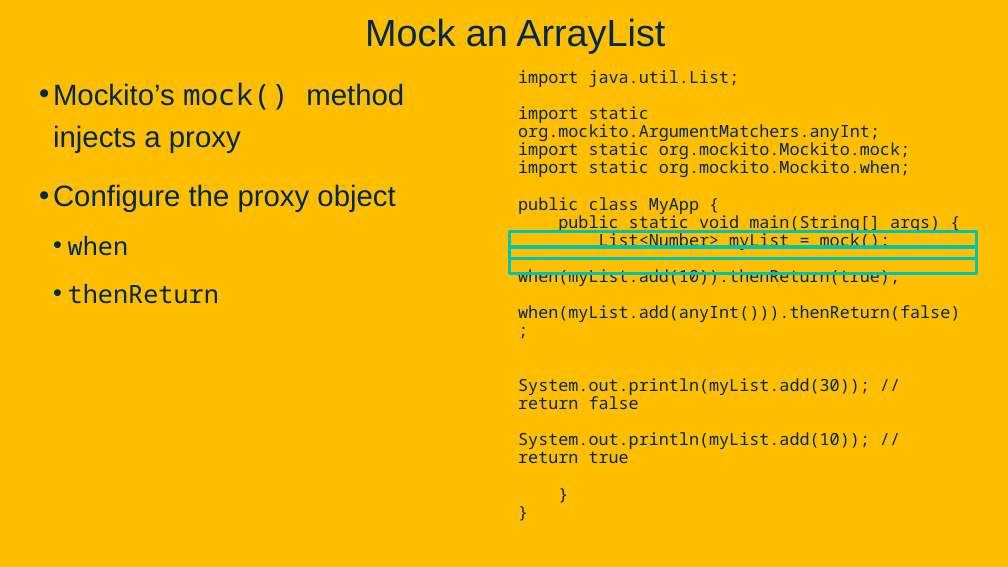
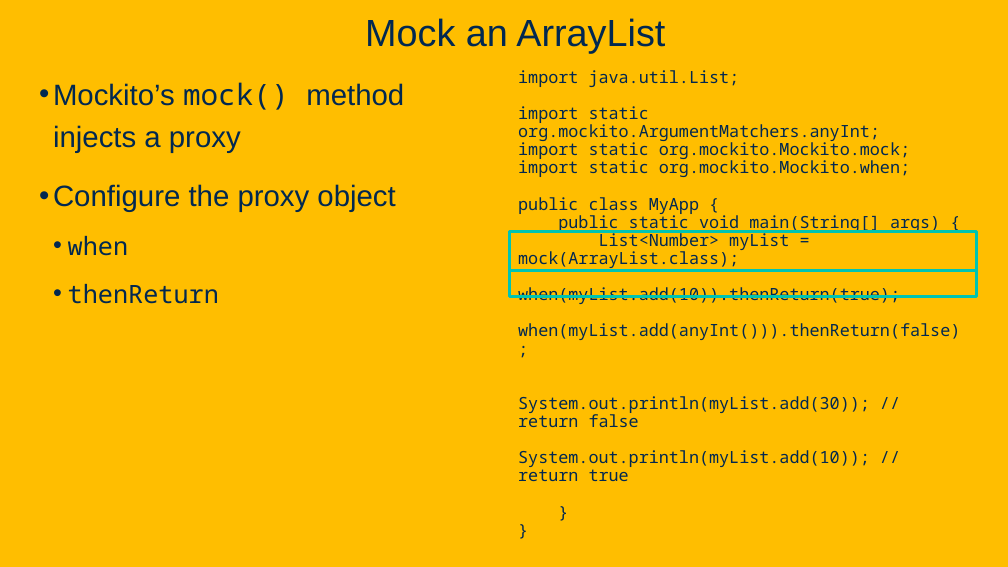
Before and after one commit to davsec-teaching/ecs160-f25, a slide deck: slide 142 of slides/5_annotations_and_reflection.pptx. Drawn at 1008x567 pixels with LibreOffice and Linux fonts; fonts in the diff are those of the drawing; background and template pictures are left out. Boxes give left, top, right and bottom in pixels: in the first picture for what was removed or moved away, otherwise in the second. Text is boxed around its words. In the diff, an @@ line names an element or a change of style, - is before the commit and + after.

Commit message:
Update slides

```diff
--- a/slides/5_annotations_and_reflection.pptx
+++ b/slides/5_annotations_and_reflection.pptx
@@ rectangle: place and size @@
-rectangle at bbox=[510, 231, 977, 258]
+rectangle at bbox=[510, 231, 977, 270]
@@ text at bbox=[518, 230, 789, 270]: text changed @@
-List<Number> myList = mock();
+List<Number> myList = mock(ArrayList.class);
@@ rectangle: place and size @@
-rectangle at bbox=[510, 247, 977, 274]
+rectangle at bbox=[510, 270, 977, 296]
```
Also in this commit, not shown: 5 other slides changed, 1 slide added.
